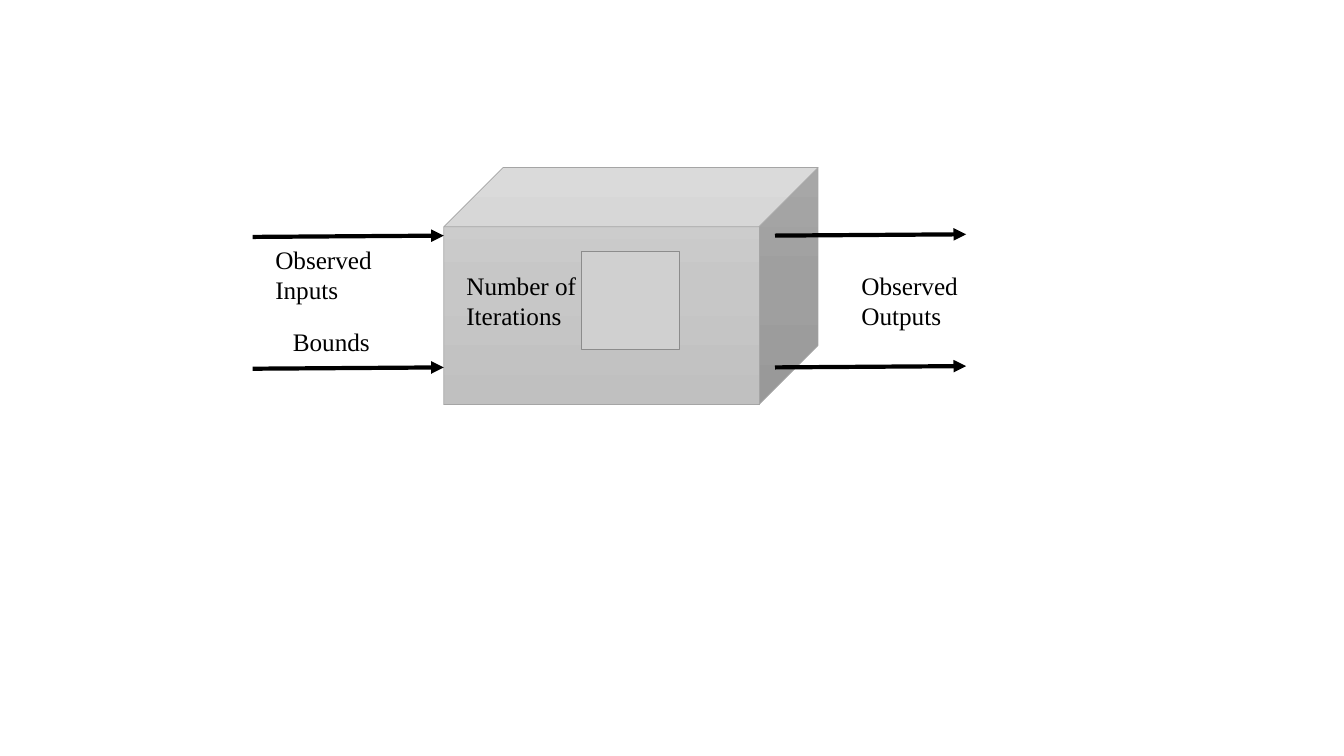
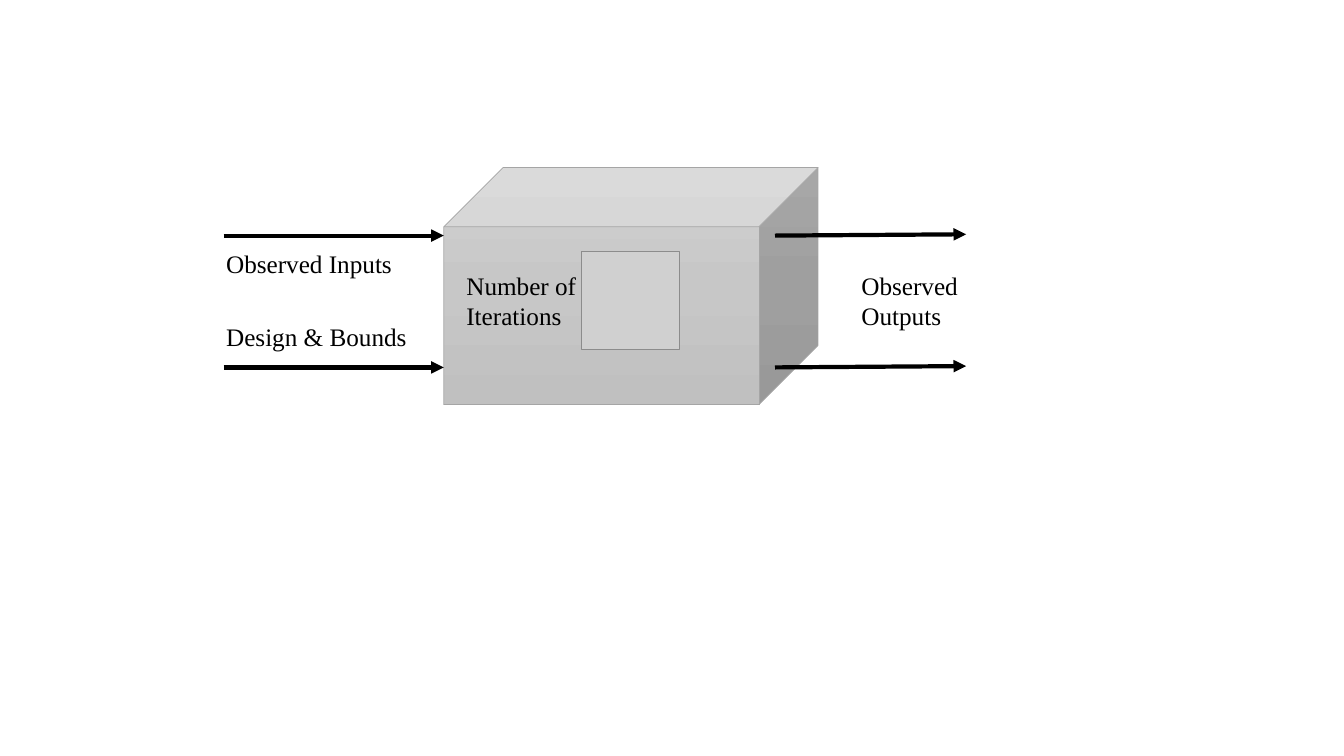
Before and after one commit to jsmarti/SURF_2016, a slide deck: slide 2 of Tool_Resources/drawings.pptx. Drawn at 1344x756 pixels with LibreOffice and Linux fonts; fonts in the diff are those of the drawing; grey boxes stand for pictures. Boxes give left, top, right and bottom in pixels: in the first picture for what was removed or moved away, otherwise in the second. Text is boxed around its words. In the diff, an @@ line names an element or a change of style, - is before the commit and + after.

```diff
--- a/Tool_Resources/drawings.pptx
+++ b/Tool_Resources/drawings.pptx
@@ arrow moved from (253, 237) - (444, 236) to (224, 236) - (444, 236) @@
@@ text "Observed Inputs" rewrapped from [275, 251, 371, 305] to [226, 255, 392, 279] @@
@@ text at [226, 328, 407, 352]: text changed @@
-Bounds
+Design & Bounds
@@ arrow moved from (253, 369) - (444, 367) to (224, 367) - (444, 367) @@
```
Also in this commit, not shown: 4 other files.
